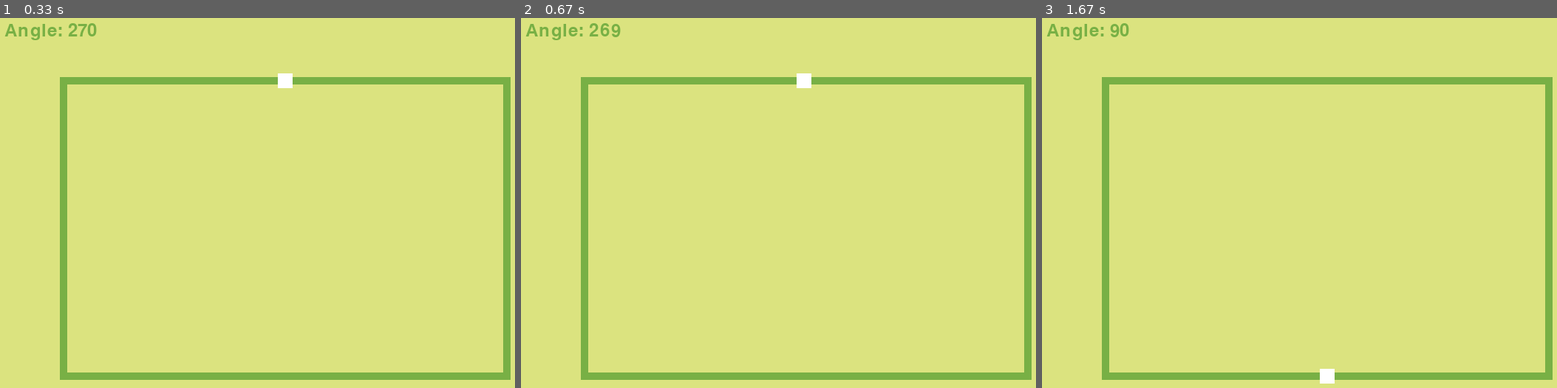
Above: before the commit, frames 1-3 (left to right).
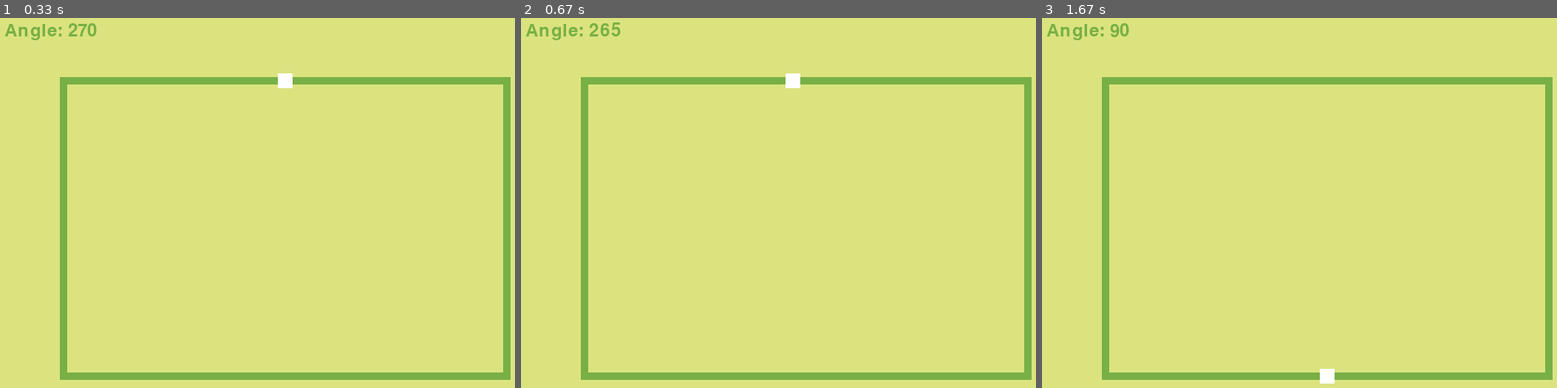
Above: after the commit, the same moments.

Repository: aurlaw0809/MazeGameOfSomeSort
Game: pygame game, started from trialing_slider.py
Two runs of this game, one before a commit and one after it. Both use one fixed random seed, a clock stepped at 60 frames per second and the inputs below.
Inputs (mouse positions are in pixels of both pictures, inside the frame that each line leads up to):
- Up to frame 1 (0.33 s): no input
- Up to frame 2 (0.67 s): tap O at 0.33 s
- Up to frame 3 (1.67 s): press the mouse at (1314, 80) at 0.7 s; move the mouse to (1381, 125) at 0.8 s; release the mouse at (1454, 169) at 0.93 s; tap P at 1 s; tap Space at 1.33 s

Frame 1 is identical in both runs. In frame 2, 0.2% of the frame differs, in the area x 17-57%, y 1-19%; in frame 3, nothing differs.

Commit message:
buttons, slider and bg DONE

Diff:
--- a/trialing_slider.py
+++ b/trialing_slider.py
@@ -152,11 +152,15 @@
 
     if anticlockwise:
         new_pos = pos_from_keys(-1, (slider.x, slider.y))
+        for i in range(0, 5):
+            new_pos = pos_from_keys(-1, new_pos)
         slider.x = new_pos[0]
         slider.y = new_pos[1]
 
     if clockwise:
         new_pos = pos_from_keys(1, (slider.x, slider.y))
+        for i in range(0, 5):
+            new_pos = pos_from_keys(1, new_pos)
         slider.x = new_pos[0]
         slider.y = new_pos[1]
 
